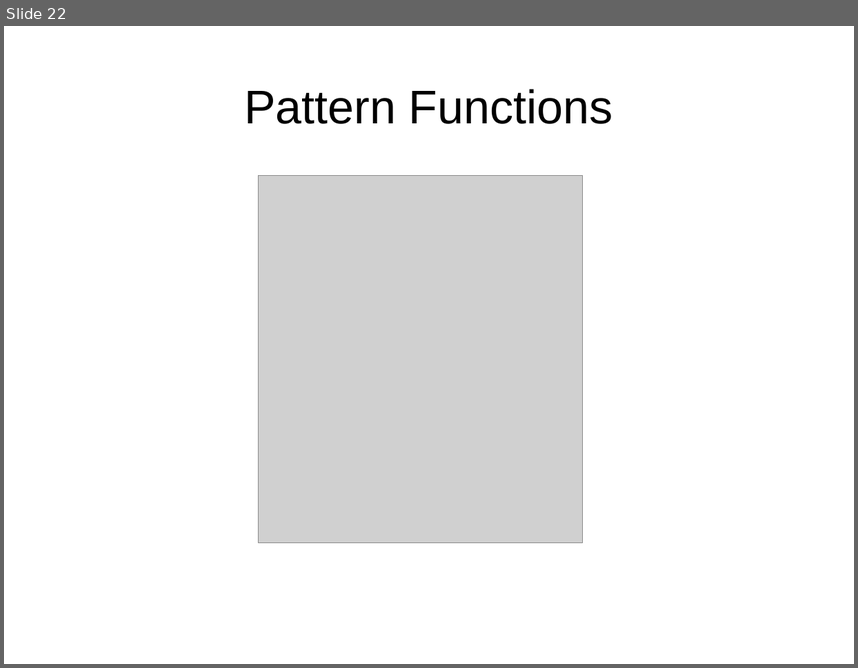
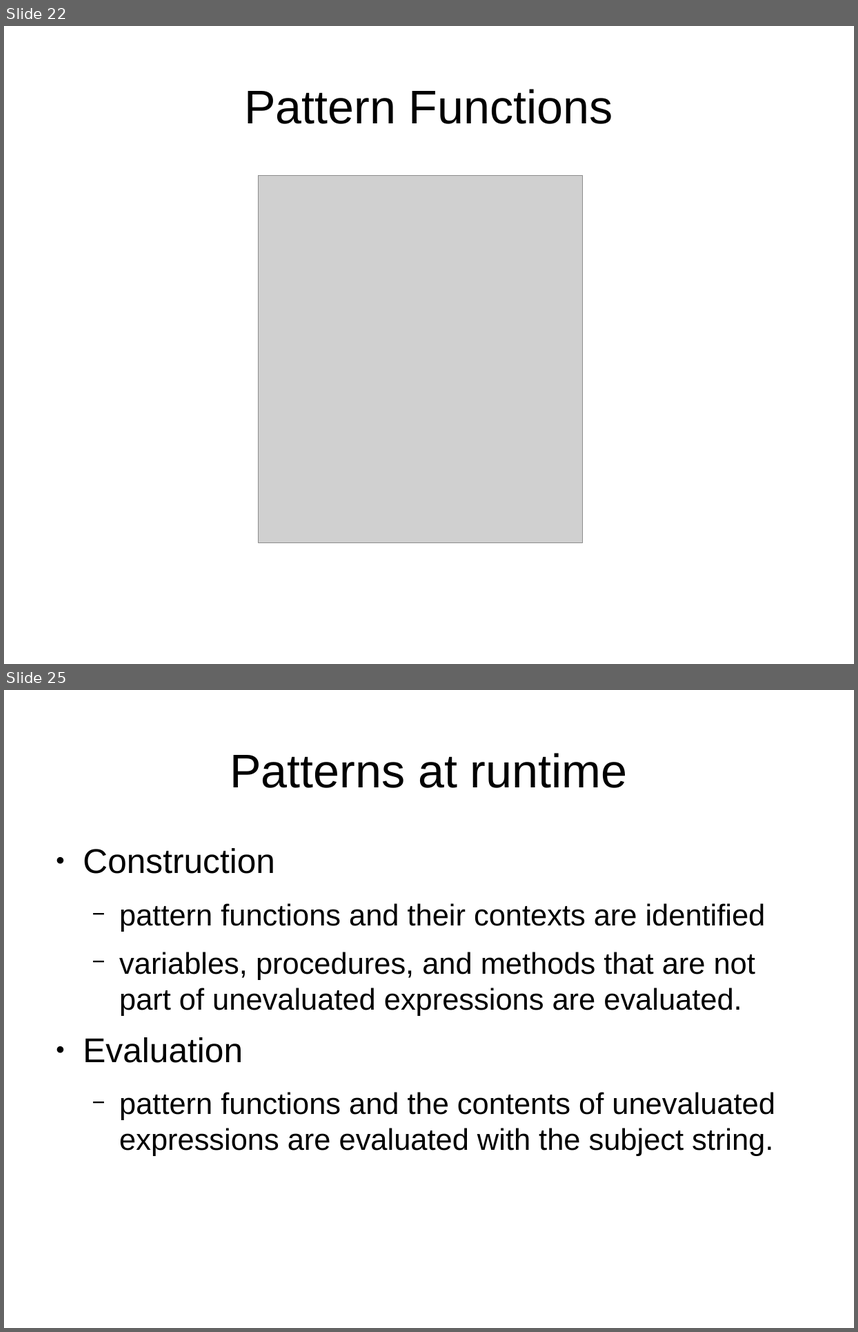
Before and after one commit to johngoettsche/Thesis, a slide deck: ThesisDefense.odp. Shown one above the other, each under a label of ours: slide 22 before the commit, slides 22 and 25 after it; the slides between them are not shown. The pictures are 858x668 and 858x1332 pixels, drawn with LibreOffice and Linux fonts; fonts in the diff are those of the drawing; grey boxes stand for pictures. Boxes give left, top, right and bottom in pixels: in the first picture for what was removed or moved away, otherwise in the second. Text is boxed around its words. In the diff, an @@ line names an element or a change of style, - is before the commit and + after.

```diff
--- a/ThesisDefense.odp
+++ b/ThesisDefense.odp
@@ slide 25 added at [4, 690, 854, 1328], background #FFFFFF @@
@@ title added at [230, 753, 628, 788], 44 pt, text #000000 @@
+Patterns at runtime
@@ text added at [83, 848, 775, 1156], 28 pt, text #000000 @@
+● Construction
+  − pattern functions and their contexts are identified
+  − variables, procedures, and methods that are not part of unevaluated expressions are evaluated.
+● Evaluation
+  − pattern functions and the contents of unevaluated expressions are evaluated with the subject string.
```
Also in this commit, not shown: 5 slides changed, 13 other slides added, 2 slides removed, 1 other file.
